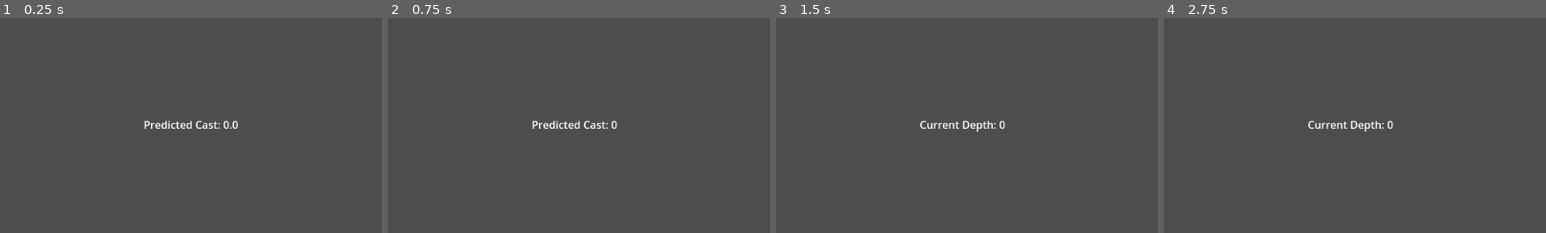
Above: before the commit, frames 1-4 (left to right).
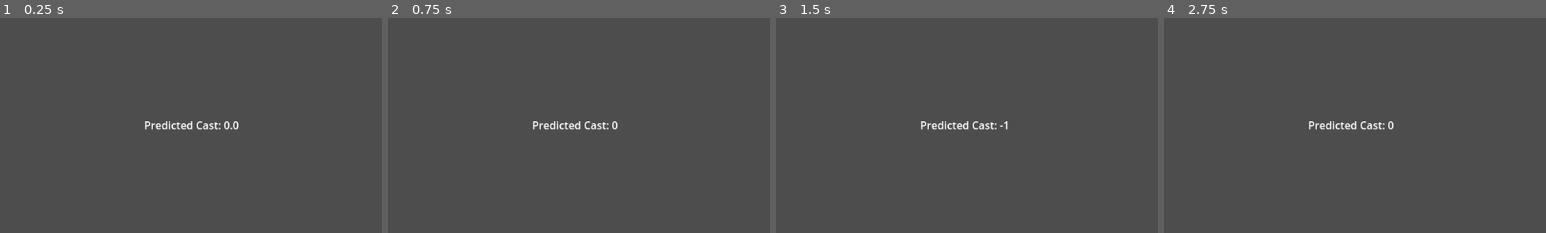
Above: after the commit, the same moments.

Repository: manspider-thatdev/fishing-game
Game: Godot game, scene res://scenes/bobber.tscn
The game is run twice, just before and just after one commit, with the same random seed, the same clock (stepped at 60 frames per second) and the same inputs. The project has no main scene, so this scene is started directly.
Inputs:
- Up to frame 1 (0.25 s): no input
- Up to frame 2 (0.75 s): tap Enter at 0.5 s; hold Space (space) from 0.53 s (still down)
- Up to frame 3 (1.5 s): release Space (space) at 1.28 s; tap Space (space) at 1.35 s
- Up to frame 4 (2.75 s): tap Enter at 2 s; hold Space (space) from 2.03 s (still down)
The pictures show only the part of the screen within x 31-81%, y 27-77%; the shares and areas given below are measured in that part.
In our replay, the window is 799x449 before the commit and 800x450 after it. These sizes can differ from the game's own. Grey fills any space a smaller window leaves; there, only what the larger window draws over its background counts as a difference.

The runs differ from the first frame. In frame 1, 0.5% of the frame differs, in the area x 37-63%, y 47-52%; in frame 2, 0.5%; in frame 3, 0.6%, in the area x 37-61%, y 47-53%; in frame 4, 0.6%.

Commit message:
Added more functionality to bobber
Can now reel and loop through the state machine.

Diff:
--- a/project.godot
+++ b/project.godot
@@ -13,6 +13,10 @@
 config/name="Fishing Game"
 config/features=PackedStringArray("4.3", "Forward Plus")
 config/icon="res://icon.svg"
+
+[display]
+
+window/stretch/mode="viewport"
 
 [input]
 
--- a/scenes/bobber.tscn
+++ b/scenes/bobber.tscn
@@ -6,7 +6,7 @@
 
 [node name="Bobber" type="CharacterBody2D"]
 script = ExtResource("1_4j1gh")
-cast_time = 5.0
+cast_speed = 100.0
 
 [node name="CollisionShape2D" type="CollisionShape2D" parent="."]
 shape = SubResource("CircleShape2D_ymqt8")
--- a/scripts/bobber.gd
+++ b/scripts/bobber.gd
@@ -9,11 +9,14 @@
 @export var max_cast_distance: float = 250.0
 @export var cast_time: float = 2.0
 
+@export var reel_speed: float = 50.0
+
 var state := State.WINDUP
 var predicted_cast: float = 0.0:
 	set(value):
-		predicted_cast = value
-		label.text = "Predicted Cast: " + str(snappedf(value, 0.1))
+		predicted_cast = snappedf(value, 0.01)
+		label.text = "Predicted Cast: " + str(predicted_cast)
+var is_reeling: bool = false
 
 
 func windup(event: InputEvent) -> void:
@@ -35,15 +38,26 @@
 
 
 func reel(event: InputEvent) -> void:
-	pass
+	if event.is_action_pressed("space"):
+		is_reeling = true
+	elif event.is_action_released("space"):
+		is_reeling = false
+		if position.y <= 0:
+			state = State.WINDUP
+			predicted_cast = -1
 
 
 func _physics_process(delta: float) -> void:
-	if not state == State.CAST:
-		return
+	if state == State.CAST:
+		position.y = move_toward(position.y, predicted_cast + 0.01, cast_speed * delta)
+		label.text = "Current Depth: " + str(snappedf(position.y, 0.01))
 
-	position.y = minf(position.y + (cast_speed * delta), predicted_cast)
-	label.text = "Current Depth: " + str(snappedf(position.y, 0.1))
+		if position.y >= predicted_cast:
+			state = State.REEL
+
+	elif state == State.REEL and is_reeling:
+		position.y = move_toward(position.y, 0.0, cast_speed * delta)
+		label.text = "Current Depth: " + str(snappedf(position.y, 0.01))
 
 
 func _input(event: InputEvent) -> void:
@@ -51,3 +65,5 @@
 		windup(event)
 	elif state == State.CAST:
 		cast(event)
+	elif state == State.REEL:
+		reel(event)
